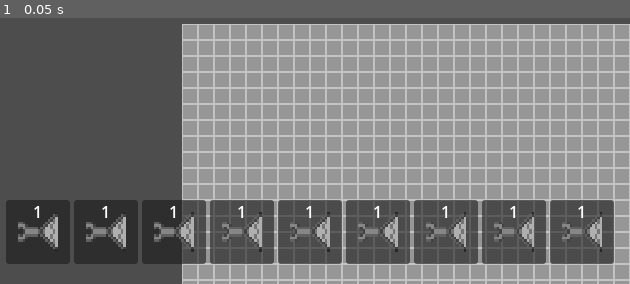
Above: before the commit, frame 1.
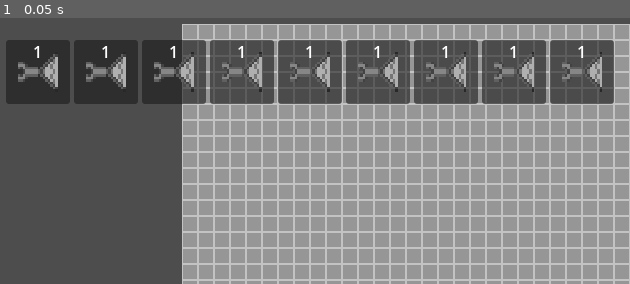
Above: after the commit, the same moment.

Repository: makazis/new-game-project
Game: Godot game, scene res://Scenes/game.tscn
The game is run twice, just before and just after one commit, with the same random seed, the same clock (stepped at 60 frames per second) and the same inputs.
Inputs:
- Up to frame 1 (0.05 s): no input

The runs differ from the first frame. In frame 1, 42% of the frame differs, in the area x 0-98%, y 8-93%.

Commit message:
Plz work

Diff:
--- a/Scenes/Item_holder.tscn
+++ b/Scenes/Item_holder.tscn
@@ -1,7 +1,7 @@
 [gd_scene load_steps=3 format=3 uid="uid://dtadk33ruesdt"]
 
 [ext_resource type="Texture2D" uid="uid://0skpgq1r3l4b" path="res://Tiles/collector.png" id="1_fm414"]
-[ext_resource type="Script" path="res://item_holder.gd" id="2_h1uhs"]
+[ext_resource type="Script" uid="uid://drpww8l23nlo" path="res://Scripts/item_holder.gd" id="2_h1uhs"]
 
 [node name="TextureButton" type="TextureButton"]
 texture_filter = 1
--- a/Scenes/game.tscn
+++ b/Scenes/game.tscn
@@ -47,10 +47,3 @@
 script = ExtResource("4_1l0tm")
 
 [node name="GUI" parent="Camera2D" instance=ExtResource("5_wowpa")]
-anchors_preset = 7
-anchor_left = 0.5
-anchor_top = 1.0
-anchor_right = 0.5
-offset_top = 160.0
-offset_bottom = 160.0
-grow_vertical = 0
--- a/Scripts/Movement.gd
+++ b/Scripts/Movement.gd
@@ -13,6 +13,7 @@
 
 func _process(delta: float) -> void:
 	zoom = Vector2.ONE * camera_zoom
+	scale = Vector2.ONE / camera_zoom
 	if Input.is_mouse_button_pressed(MOUSE_BUTTON_RIGHT):
 		if just_pressed:
 			just_pressed = false
Not shown: 1 places in Scenes/game.tscn that only renumber resources
Not shown: 1 places in Scenes/gui.tscn that only renumber resources
